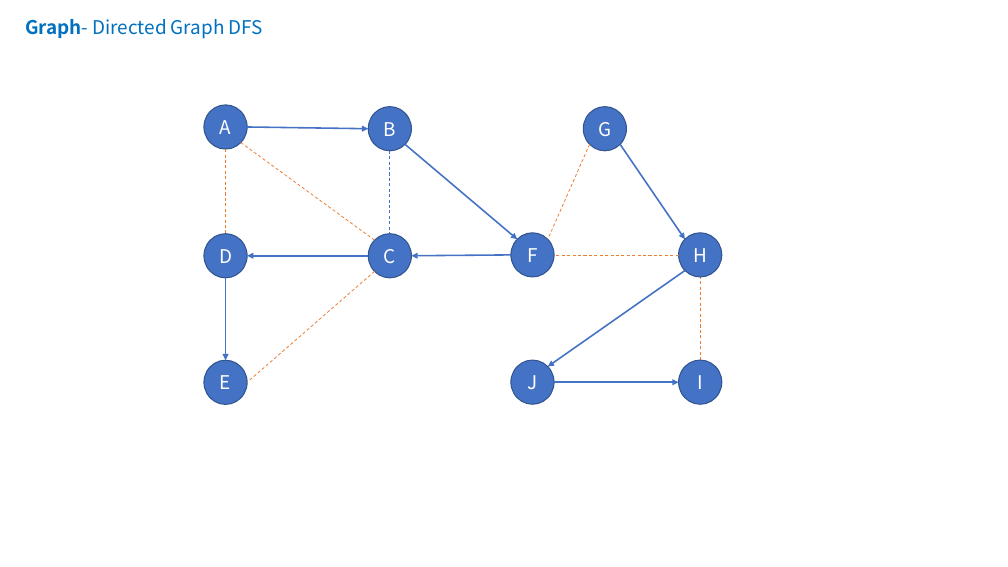
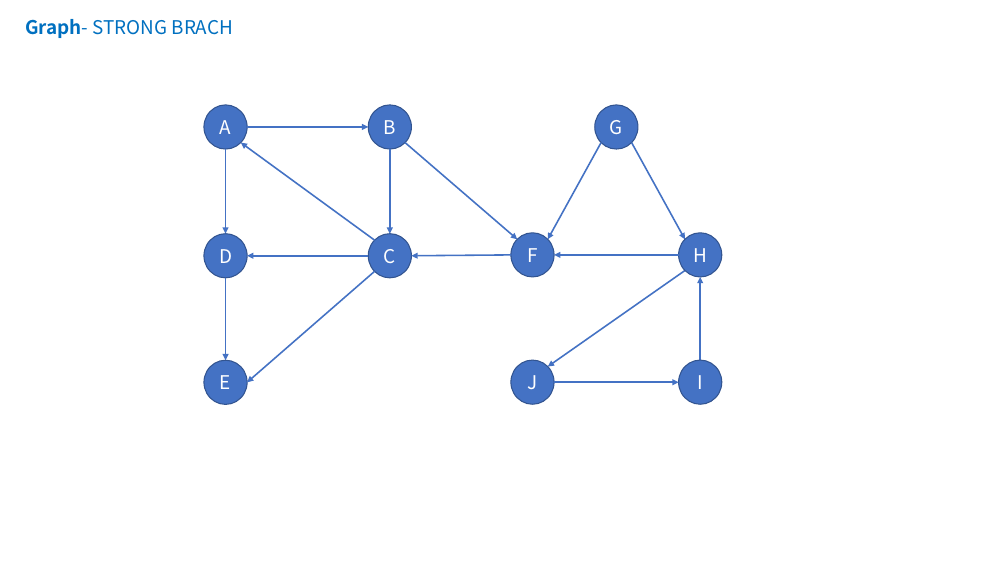
Before and after one commit to online-books/Data-Structures-and-Algorithm-Analysis-in-TS, a slide deck: slide 9 of Assets/visualization.pptx. Drawn at 1008x567 pixels with LibreOffice and Linux fonts; fonts in the diff are those of the drawing. Boxes give left, top, right and bottom in pixels: in the first picture for what was removed or moved away, otherwise in the second. Text is boxed around its words. In the diff, an @@ line names an element or a change of style, - is before the commit and + after.

Commit message:
Strong Component

```diff
--- a/Assets/visualization.pptx
+++ b/Assets/visualization.pptx
@@ text at (25,19,233,38): text changed @@
-Graph- Directed Graph DFS
+Graph- STRONG BRACH
@@ ellipse "G": place and size @@
-ellipse "G" at (584,107,627,150)
+ellipse "G" at (595,105,638,149)
@@ line (225, 149) - (225, 234): line to arrow; stroke #ED7D31 0.75 pt dashed to #4472C4 1.5 pt @@
@@ line (374, 240) - (241, 143): line to arrow; stroke #ED7D31 0.75 pt dashed to #4472C4 1.5 pt @@
@@ line (390, 149) - (390, 234): line to arrow; stroke #4472C4 0.75 pt dashed to #4472C4 1.5 pt @@
@@ line moved from (590, 144) - (548, 240) to (601, 143) - (548, 240) @@
@@ line (601, 143) - (548, 240): line to arrow; stroke #ED7D31 0.75 pt dashed to #4472C4 1.5 pt @@
@@ arrow moved from (620, 144) - (685, 240) to (631, 143) - (685, 240) @@
@@ line (679, 255) - (554, 255): line to arrow; stroke #ED7D31 0.75 pt dashed to #4472C4 1.5 pt @@
@@ line (374, 271) - (247, 383): line to arrow; stroke #ED7D31 0.75 pt dashed to #4472C4 1.5 pt @@
@@ line (700, 360) - (700, 277): line to arrow; stroke #ED7D31 0.75 pt dashed to #4472C4 1.5 pt @@
```
Also in this commit, not shown: 1 other slide changed, 1 slide added, 2 other files.
